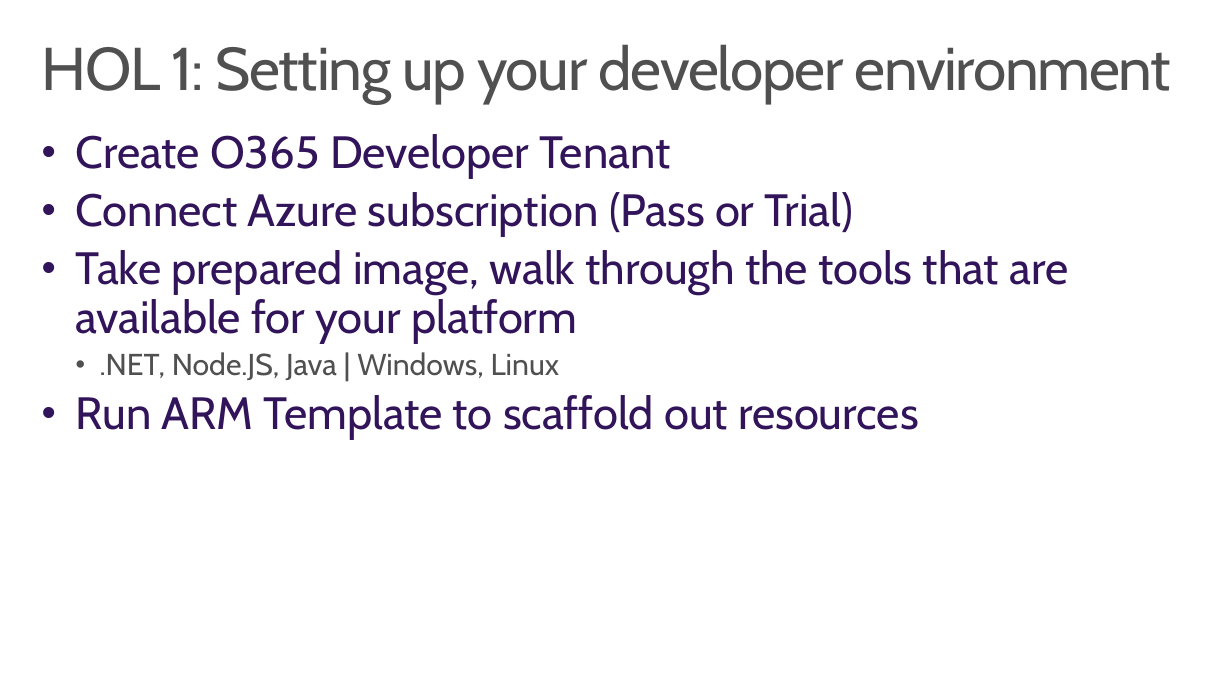
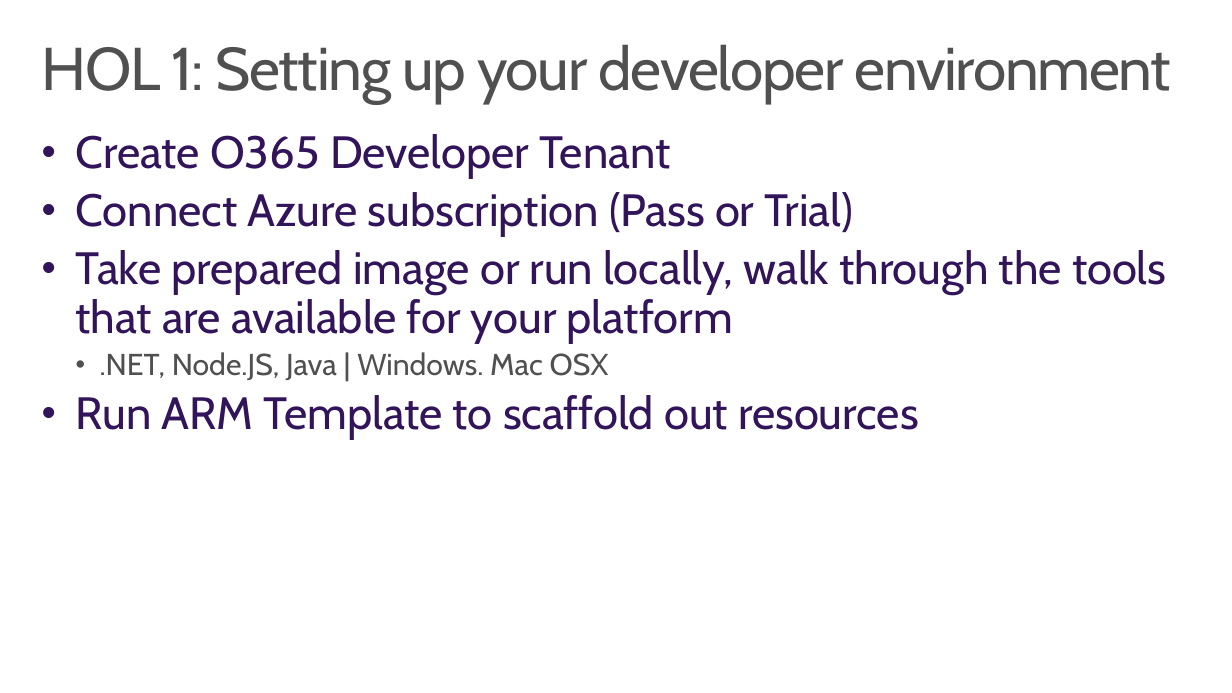
Before and after one commit to wely/DevCamp, a slide deck: slide 9 of Presentation/Module00-Hols.pptx. Drawn at 1232x693 pixels with LibreOffice and Linux fonts; fonts in the diff are those of the drawing; background and template pictures are left out. Boxes give left, top, right and bottom in pixels: in the first picture for what was removed or moved away, otherwise in the second. Text is boxed around its words. In the diff, an @@ line names an element or a change of style, - is before the commit and + after.

Commit message:
Add additional tips. Remove linux from deck

```diff
--- a/Presentation/Module00-Hols.pptx
+++ b/Presentation/Module00-Hols.pptx
@@ text at (x1=76, y1=250, x2=1166, y2=380): text changed @@
-• Take prepared image, walk through the tools that are available for your platform
-  • .NET, Node.JS, Java | Windows, Linux
+• Take prepared image or run locally, walk through the tools that are available for your platform
+  • .NET, Node.JS, Java | Windows. Mac OSX
```
Also in this commit, not shown: 1 other slide changed, 1 other file.
